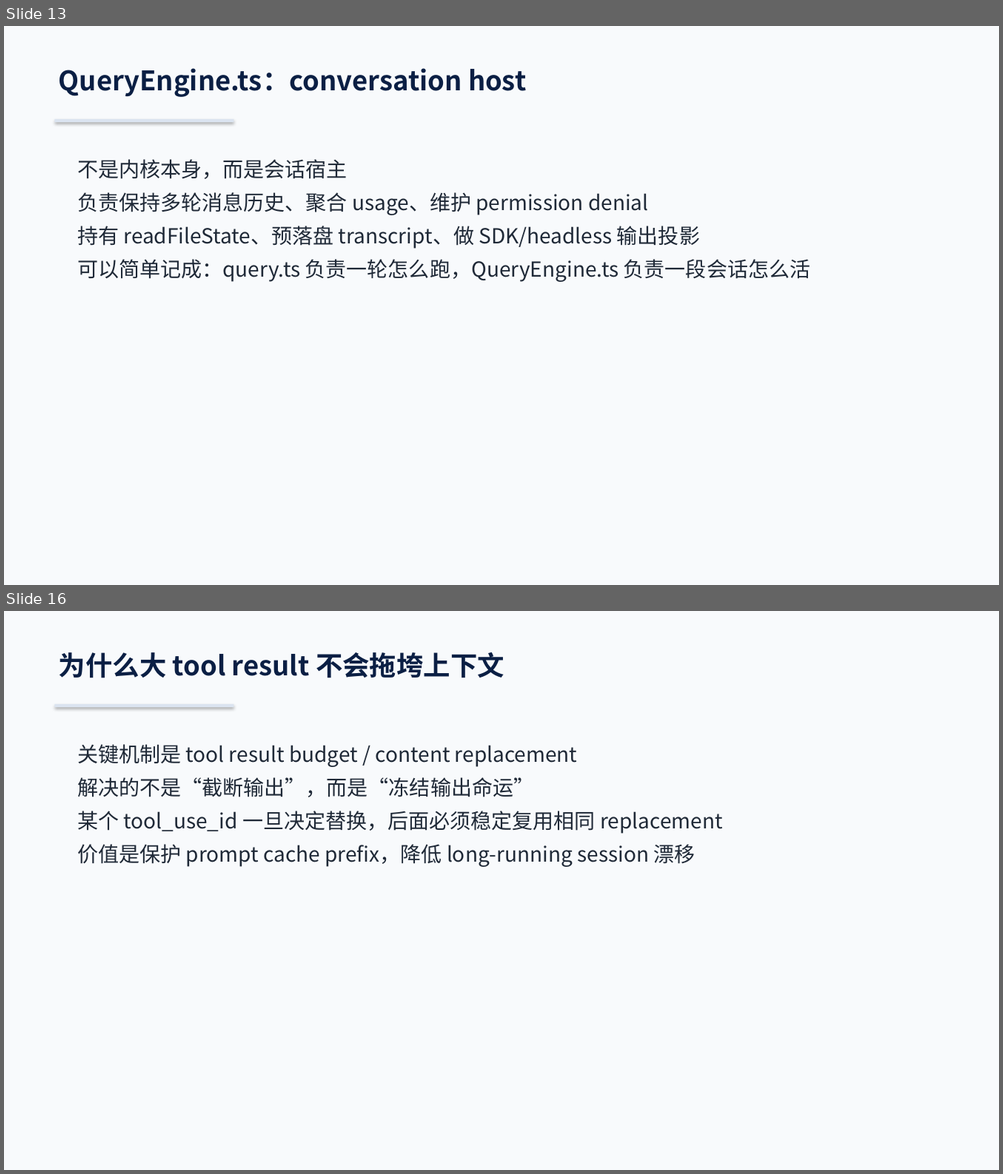
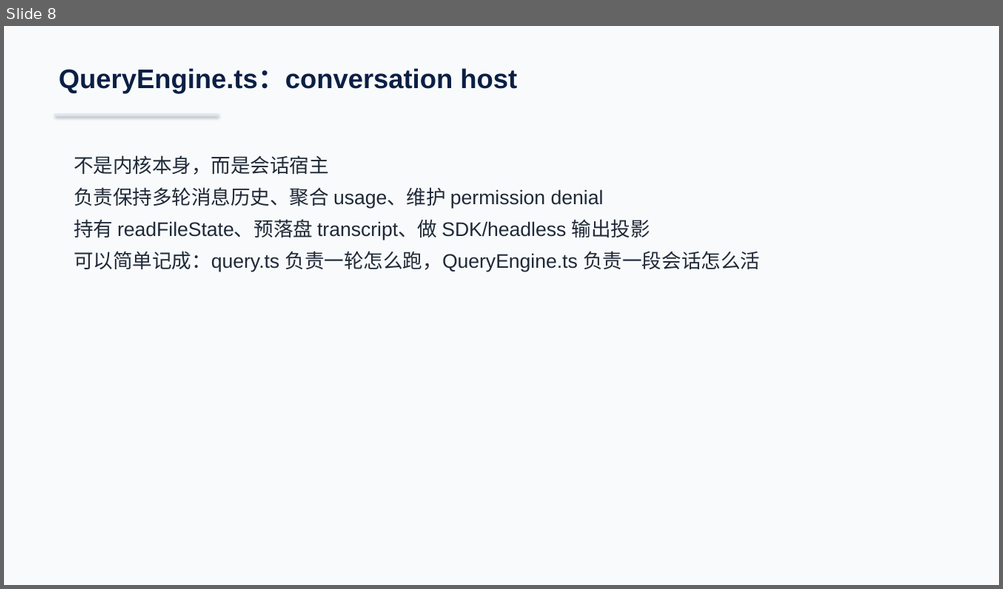
Before and after one commit to boboliu-1010/ccode, a slide deck: docs/zh/00-代码总览与运行时走读-WPS兼容版.pptx. Shown one above the other, each under a label of ours: slides 13 and 16 before the commit, slide 8 after it; the slides between them are not shown. The pictures are 1003x1174 and 1003x589 pixels, drawn with LibreOffice and Linux fonts; fonts in the diff are those of the drawing. Boxes give left, top, right and bottom in pixels: in the first picture for what was removed or moved away, otherwise in the second. Text is boxed around its words. In the diff, an @@ line names an element or a change of style, - is before the commit and + after.

```diff
--- a/docs/zh/00-代码总览与运行时走读-WPS兼容版.pptx
+++ b/docs/zh/00-代码总览与运行时走读-WPS兼容版.pptx
@@ slide 16 removed at [4,611,999,1170], background #F8FAFC @@
@@ text removed at [59,652,504,678] @@
-为什么大 tool result 不会拖垮上下文
@@ rectangle removed at [55,704,234,707] @@
@@ text removed at [77,744,723,867] @@
-关键机制是 tool result budget / content replacement
-解决的不是“截断输出”，而是“冻结输出命运”
-某个 tool_use_id 一旦决定替换，后面必须稳定复用相同 replacement
-价值是保护 prompt cache prefix，降低 long-running session 漂移
@@ what was slide 13 is now slide 8 @@
@@ slide 8 changed as well @@
@@ text "QueryEngine.ts：conversation host" at [59,68,517,93]: font Noto Sans CJK SC to Arial @@
@@ rectangle: place and size @@
-rectangle at [55,119,234,122]
+rectangle at [55,114,219,116]
@@ text "不是内核本身，而是会话宿主" at [74,156,760,272]: size 20 to 19 pt, font Noto Sans CJK SC to Arial @@
```
Also in this commit, not shown: 10 other slides changed, 5 slides added, 19 other slides removed, 1 other file.
